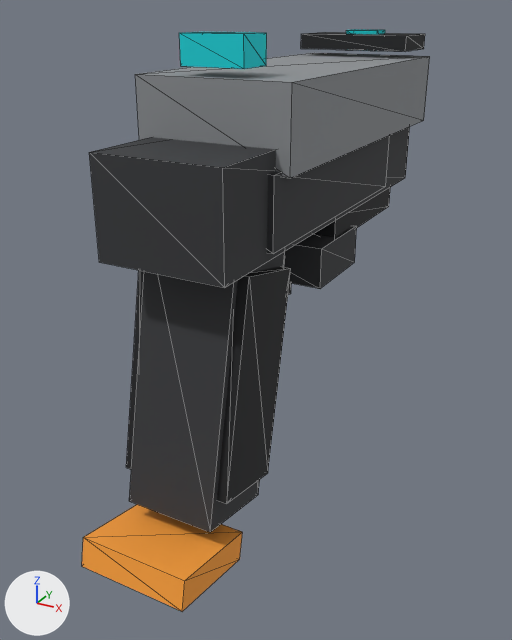
Before and after pictures for a commit that changed the glTF model assets/generated/a2_visual_pack/wpn_a2_striker_sidearm_01.glb.
One viewpoint serves both versions: a 50 mm lens placed at (0.279, -0.537, 0.138), pointed at (-0.011, -0.009, -0.126). Lighting does not change. The marker at lower left points along +X, +Y and +Z. The picture after the commit comes second. Mesh edges are drawn as thin lines. Where no turn or scale is listed for an object, it has been applied to the vertices. Vertices at exactly the same position are counted once.

Names of what the first picture shows: 'wpn_a2_striker_sidearm_01_lod0_base_plate_orange', 'wpn_a2_striker_sidearm_01_lod0_frame', 'wpn_a2_striker_sidearm_01_lod0_front_sight_teal', 'wpn_a2_striker_sidearm_01_lod0_grip_core', 'wpn_a2_striker_sidearm_01_lod0_grip_panel_l', 'wpn_a2_striker_sidearm_01_lod0_grip_panel_r', 'wpn_a2_striker_sidearm_01_lod0_rear_sight_teal', 'wpn_a2_striker_sidearm_01_lod0_slide', 'wpn_a2_striker_sidearm_01_lod0_slide_front_cut', 'wpn_a2_striker_sidearm_01_lod0_trigger_guard', 'wpn_a2_striker_sidearm_01_lod0_underbarrel_rail', 'wpn_a2_striker_sidearm_01_lod1_blockout'.
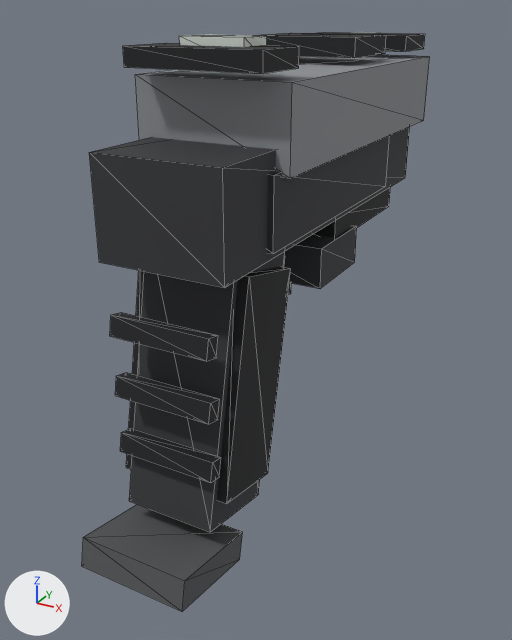
Location of each change, (x1, y1, x2, y2) in pixels of the pictures (512 x 640 px):
'wpn_a2_striker_sidearm_01_lod0_base_plate_orange', recoloured (orange to dark grey)
    both: (82, 504, 242, 611)
'wpn_a2_striker_sidearm_01_lod0_slide_rear_serration', added (black)
    after: (123, 43, 299, 74)
'wpn_a2_striker_sidearm_01_lod0_rear_sight_teal', recoloured, rescaled (cyan to white)
    before: (179, 32, 267, 69)
    after: (179, 35, 267, 47)
'wpn_a2_striker_sidearm_01_lod0_grip_texture_-0.07', added (black)
    after: (110, 312, 218, 361)
'wpn_a2_striker_sidearm_01_lod0_grip_texture_-0.12', added (black)
    after: (115, 372, 220, 424)
'wpn_a2_striker_sidearm_01_lod0_grip_texture_-0.17', added (black)
    after: (120, 428, 221, 483)
'wpn_a2_striker_sidearm_01_lod0_ejection_port', added (black)
    after: (253, 33, 386, 58)
'wpn_a2_striker_sidearm_01_lod0_front_sight_teal', deleted
    before: (346, 29, 385, 51)
'wpn_a2_striker_sidearm_01_lod0_front_sight_dot', added
    after: (350, 32, 381, 34)
'wpn_a2_striker_sidearm_01_lod0_slide_front_cut', unchanged, covered by the edit
    before: (301, 32, 425, 52)
    after: (322, 32, 425, 52)

Patch to the scene script:
```diff
--- a/assets/generated/a2_visual_pack/wpn_a2_striker_sidearm_01.glb.py
+++ b/assets/generated/a2_visual_pack/wpn_a2_striker_sidearm_01.glb.py
@@ me_wpn_a2_striker_sidearm_01_lod0_base_plate_orange_mesh @@
 me_wpn_a2_striker_sidearm_01_lod0_base_plate_orange_mesh.from_pydata(...)  # 8 vertices, 12 faces; spans x -0.047..0.047, y -0.0437..0.0437, z -0.021..0.021
-me_wpn_a2_striker_sidearm_01_lod0_base_plate_orange_mesh.materials.append(mat_mat_a2_striker_orange_index)  # orange #ffa238
+me_wpn_a2_striker_sidearm_01_lod0_base_plate_orange_mesh.materials.append(mat_mat_a2_striker_baseplate_graphite)  # dark grey #555658
@@ me_wpn_a2_striker_sidearm_01_lod0_rear_sight_teal_mesh @@
-me_wpn_a2_striker_sidearm_01_lod0_rear_sight_teal_mesh.from_pydata(...)  # 8 vertices, 12 faces; spans x -0.026..0.026, y -0.016..0.016, z -0.011..0.011
-me_wpn_a2_striker_sidearm_01_lod0_rear_sight_teal_mesh.materials.append(mat_mat_a2_striker_teal_sight)  # cyan #00d7de
+me_wpn_a2_striker_sidearm_01_lod0_rear_sight_teal_mesh.from_pydata(...)  # 8 vertices, 12 faces; spans x -0.026..0.026, y -0.016..0.016, z -0.009..0.009
+# me_wpn_a2_striker_sidearm_01_lod0_rear_sight_teal_mesh part 1: the whole mesh is scaled about its middle by (1, 1, 0.818)
+me_wpn_a2_striker_sidearm_01_lod0_rear_sight_teal_mesh.materials.append(mat_mat_a2_striker_sight_dots)  # white #dde5dd
@@ ob_wpn_a2_striker_sidearm_01_lod0_front_sight_teal @@
-ob_wpn_a2_striker_sidearm_01_lod0_front_sight_teal = bpy.data.objects.new('wpn_a2_striker_sidearm_01_lod0_front_sight_teal', me_wpn_a2_striker_sidearm_01_lod0_front_sight_teal_mesh)
@@ ob_wpn_a2_striker_sidearm_01_lod0_slide_rear_serration @@
+ob_wpn_a2_striker_sidearm_01_lod0_slide_rear_serration = bpy.data.objects.new('wpn_a2_striker_sidearm_01_lod0_slide_rear_serration', me_wpn_a2_striker_sidearm_01_lod0_slide_rear_serration_mesh)  # a box spanning x -0.055..0.055, y -0.026..0.026, z -0.007..0.007; in mat_mat_a2_striker_dark_detail (black #191b1e)
+ob_wpn_a2_striker_sidearm_01_lod0_slide_rear_serration.location = (0.0, -0.095, 0.107)
@@ ob_wpn_a2_striker_sidearm_01_lod0_grip_texture__0_17 @@
+ob_wpn_a2_striker_sidearm_01_lod0_grip_texture__0_17 = bpy.data.objects.new('wpn_a2_striker_sidearm_01_lod0_grip_texture_-0.17', me_wpn_a2_striker_sidearm_01_lod0_grip_texture__0_17_mesh)  # 8 vertices, 12 faces; spans x -0.042..0.042, y -0.0075..0.0075, z -0.0091..0.0091; in mat_mat_a2_striker_dark_detail (black #191b1e)
+ob_wpn_a2_striker_sidearm_01_lod0_grip_texture__0_17.location = (0.0, -0.168, -0.175)
@@ ob_wpn_a2_striker_sidearm_01_lod0_grip_texture__0_12 @@
+ob_wpn_a2_striker_sidearm_01_lod0_grip_texture__0_12 = bpy.data.objects.new('wpn_a2_striker_sidearm_01_lod0_grip_texture_-0.12', me_wpn_a2_striker_sidearm_01_lod0_grip_texture__0_17_mesh.copy())
+ob_wpn_a2_striker_sidearm_01_lod0_grip_texture__0_12.location = (0.0, -0.168, -0.125)
@@ ob_wpn_a2_striker_sidearm_01_lod0_grip_texture__0_07 @@
+ob_wpn_a2_striker_sidearm_01_lod0_grip_texture__0_07 = bpy.data.objects.new('wpn_a2_striker_sidearm_01_lod0_grip_texture_-0.07', me_wpn_a2_striker_sidearm_01_lod0_grip_texture__0_17_mesh.copy())
+ob_wpn_a2_striker_sidearm_01_lod0_grip_texture__0_07.location = (0.0, -0.168, -0.075)
@@ ob_wpn_a2_striker_sidearm_01_lod0_front_sight_dot @@
+ob_wpn_a2_striker_sidearm_01_lod0_front_sight_dot = bpy.data.objects.new('wpn_a2_striker_sidearm_01_lod0_front_sight_dot', me_wpn_a2_striker_sidearm_01_lod0_front_sight_dot_mesh)  # a box spanning x -0.013..0.013, y -0.009..0.009, z -0.007..0.007; in mat_mat_a2_striker_sight_dots (white #dde5dd)
+ob_wpn_a2_striker_sidearm_01_lod0_front_sight_dot.location = (0.0, 0.202, 0.108)
@@ ob_wpn_a2_striker_sidearm_01_lod0_ejection_port @@
+ob_wpn_a2_striker_sidearm_01_lod0_ejection_port = bpy.data.objects.new('wpn_a2_striker_sidearm_01_lod0_ejection_port', me_wpn_a2_striker_sidearm_01_lod0_ejection_port_mesh)  # a box spanning x -0.048..0.048, y -0.0375..0.0375, z -0.008..0.008; in mat_mat_a2_striker_dark_detail (black #191b1e)
+ob_wpn_a2_striker_sidearm_01_lod0_ejection_port.location = (0.0, 0.09, 0.108)
```
